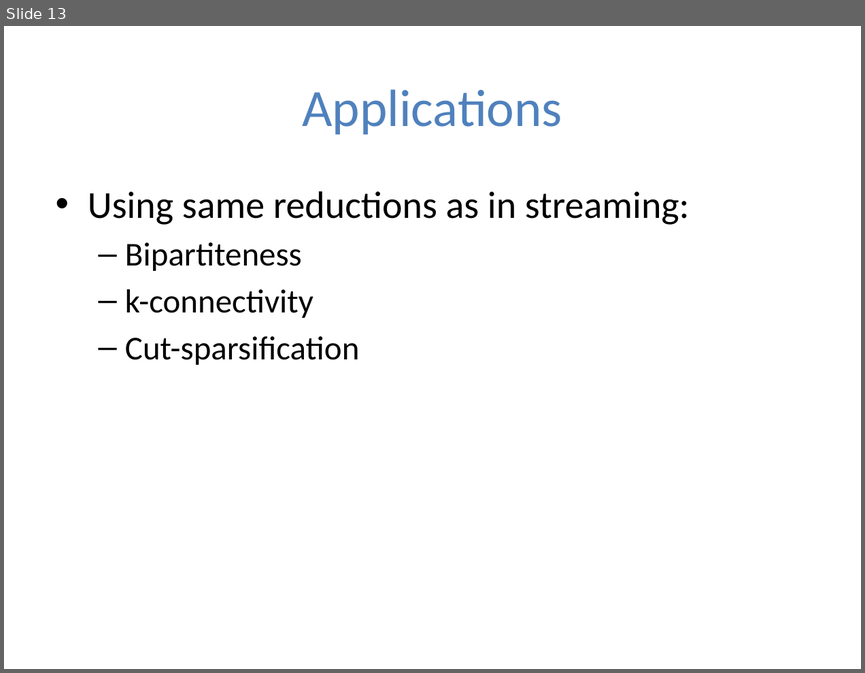
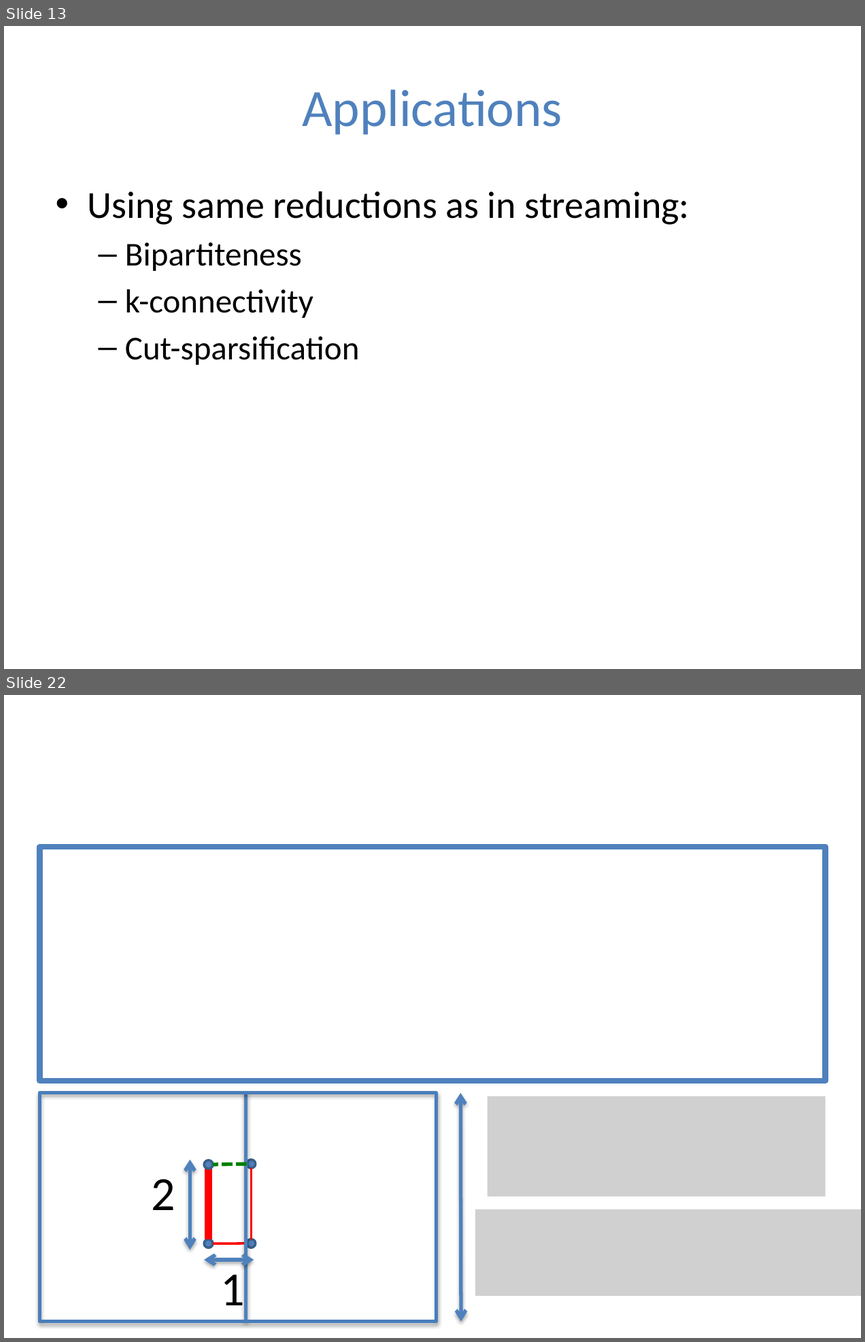
Before and after one commit to gyaroslavtsev/gyaroslavtsev.github.io, a slide deck: big-data/lecture10.pptx. Shown one above the other, each under a label of ours: slide 13 before the commit, slides 13 and 22 after it; the slides between them are not shown. The pictures are 865x673 and 865x1342 pixels, drawn with LibreOffice and Linux fonts; fonts in the diff are those of the drawing; grey boxes stand for pictures; background and template pictures are left out. Boxes give left, top, right and bottom in pixels: in the first picture for what was removed or moved away, otherwise in the second. Text is boxed around its words. In the diff, an @@ line names an element or a change of style, - is before the commit and + after.

```diff
--- a/big-data/lecture10.pptx
+++ b/big-data/lecture10.pptx
@@ slide 22 added at [4, 695, 861, 1338], background #FFFFFF @@
@@ rectangle added at [40, 847, 825, 1081], outline #4F81BD 5 pt @@
@@ rectangle added at [40, 1093, 436, 1321], outline #4B7EBC 3 pt @@
@@ double arrow added from (461, 1321) to (461, 1093), #4F81BD 3 pt @@
@@ picture added at [487, 1096, 825, 1196] @@
@@ double arrow added from (190, 1249) to (190, 1159), #4F81BD 3 pt @@
@@ group added at [204, 1093, 255, 1321]: 5 lines, 4 ellipses @@
@@ text added at [151, 1178, 175, 1210], 40 pt, text #000000 @@
+2
@@ picture added at [475, 1209, 861, 1295] @@
@@ double arrow added from (254, 1259) to (204, 1259), #4F81BD 3 pt @@
@@ text added at [220, 1265, 244, 1305], 40 pt, text #000000 @@
+1
```
Also in this commit, not shown: 16 other slides added, 3 other files.
